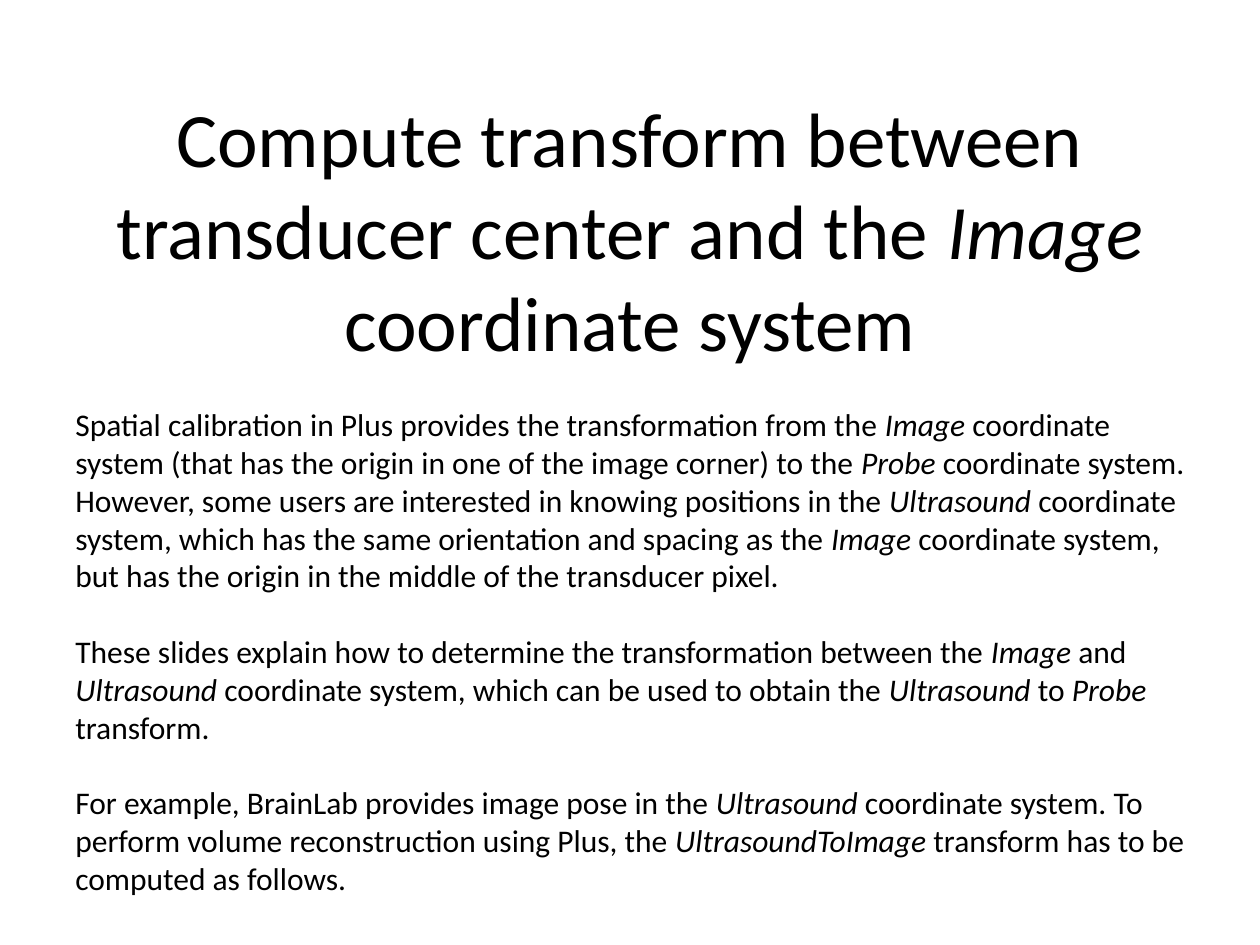
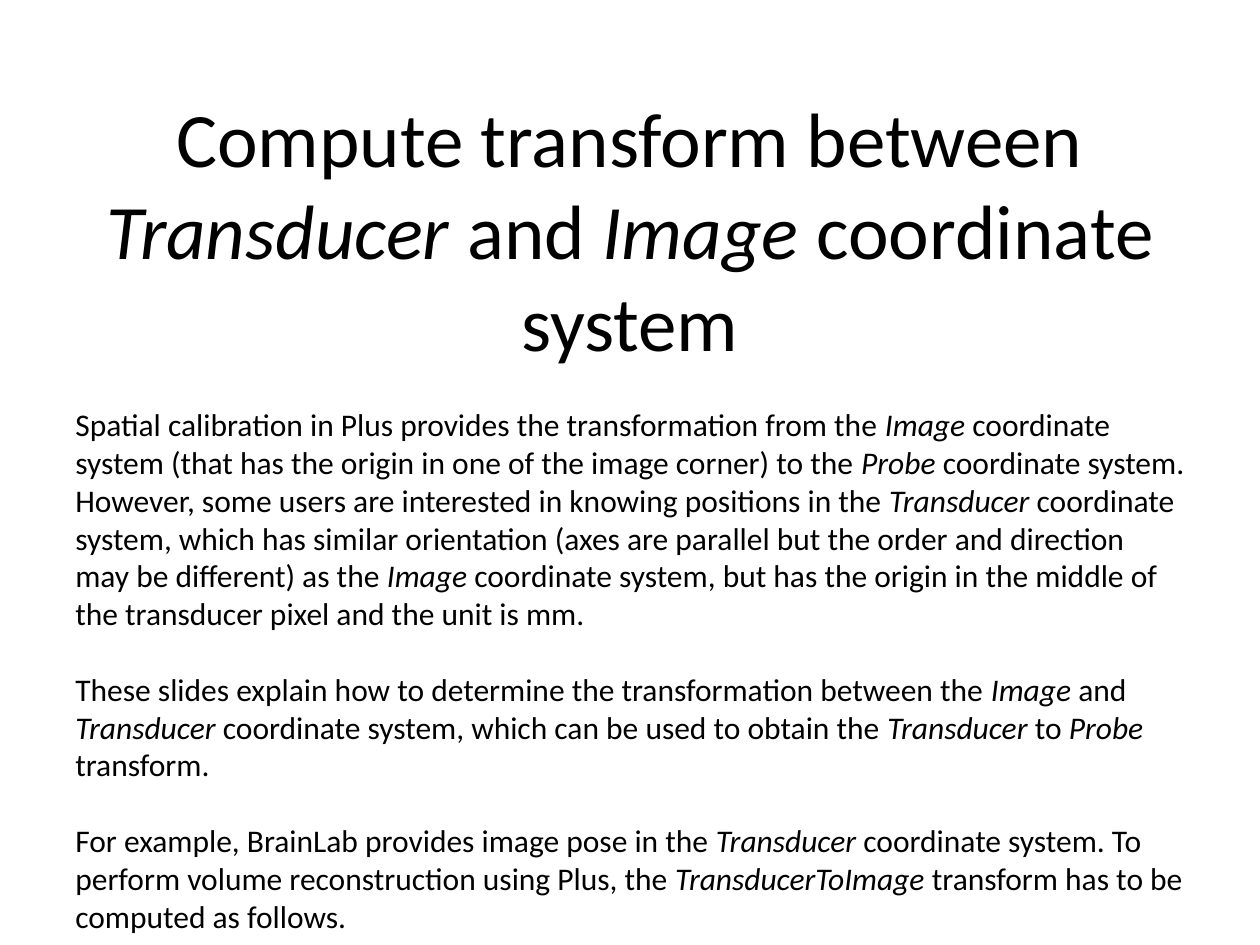
Before and after one commit to PlusToolkit/PlusDoc, a slide deck: slide 1 of tutorials/TransducerToProbeTransformComputation.pptx. Drawn at 1260x945 pixels with LibreOffice and Linux fonts; fonts in the diff are those of the drawing. Boxes give left, top, right and bottom in pixels: in the first picture for what was removed or moved away, otherwise in the second. Text is boxed around its words. In the diff, an @@ line names an element or a change of style, - is before the commit and + after.

Commit message:
re #712: Made TransducerToProbe transformation computation more clear (committed missed changes)

```diff
--- a/tutorials/TransducerToProbeTransformComputation.pptx
+++ b/tutorials/TransducerToProbeTransformComputation.pptx
@@ text at [106,113,1153,364]: text changed @@
-Compute transform between transducer center and the Image coordinate system
+Compute transform between Transducer and Image coordinate system
@@ text at [75,414,1185,933]: text changed @@
-Spatial calibration in Plus provides the transformation from the Image coordinate system (that has the origin in one of the image corner) to the Probe coordinate system. However, some users are interested in knowing positions in the Ultrasound coordinate system, which has the same orientation and spacing as the Image coordinate system, but has the origin in the middle of the transducer pixel.
-These slides explain how to determine the transformation between the Image and Ultrasound coordinate system, which can be used to obtain the Ultrasound to Probe transform.
-For example, BrainLab provides image pose in the Ultrasound coordinate system. To perform volume reconstruction using Plus, the UltrasoundToImage transform has to be computed as follows.
+Spatial calibration in Plus provides the transformation from the Image coordinate system (that has the origin in one of the image corner) to the Probe coordinate system. However, some users are interested in knowing positions in the Transducer coordinate system, which has similar orientation (axes are parallel but the order and direction may be different) as the Image coordinate system, but has the origin in the middle of the transducer pixel and the unit is mm.
+These slides explain how to determine the transformation between the Image and Transducer coordinate system, which can be used to obtain the Transducer to Probe transform.
+For example, BrainLab provides image pose in the Transducer coordinate system. To perform volume reconstruction using Plus, the TransducerToImage transform has to be computed as follows.
```
Also in this commit, not shown: 3 other slides changed.
